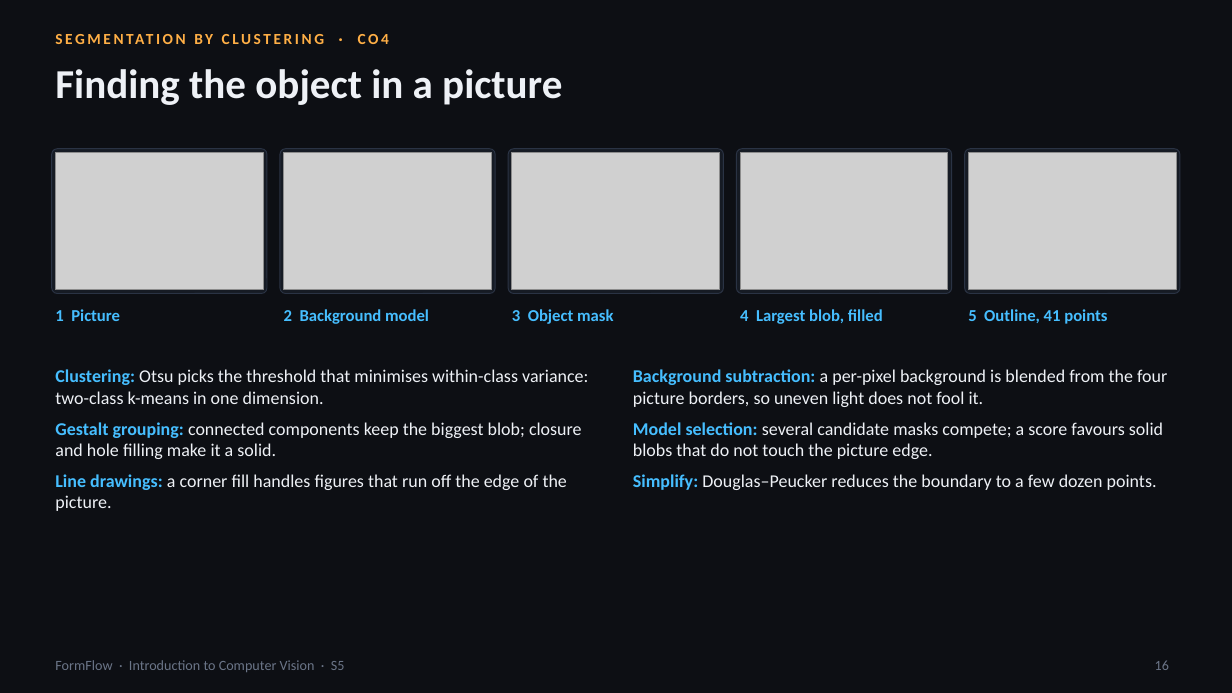
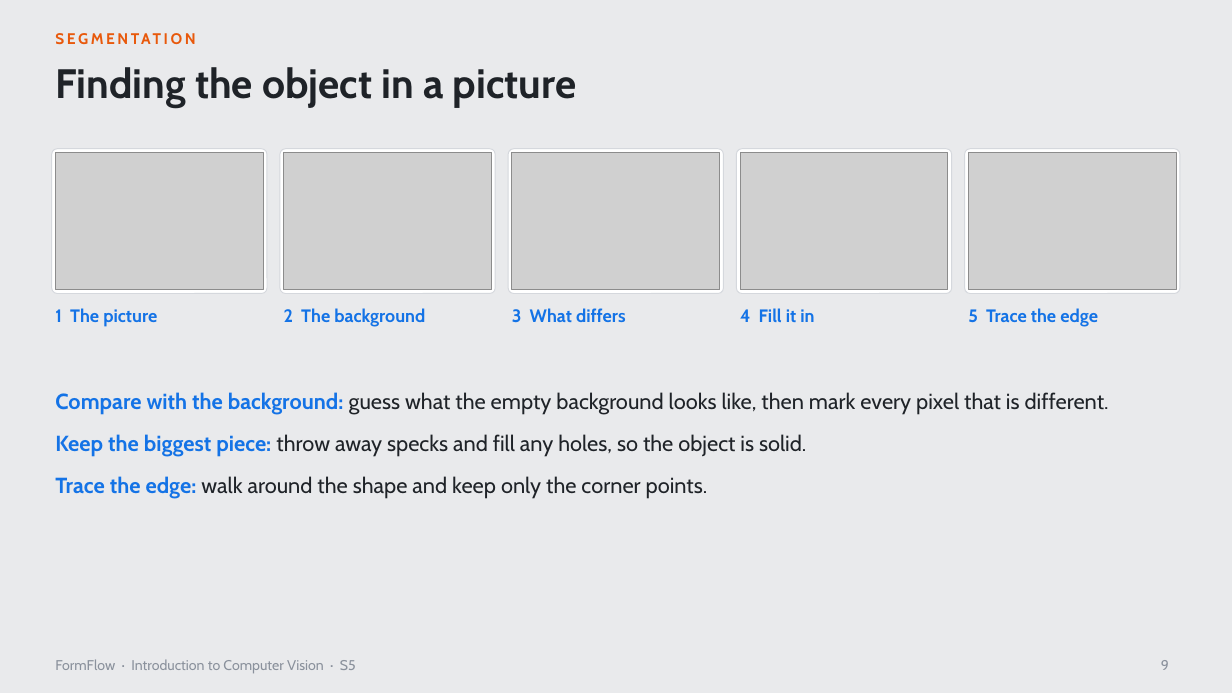
Before and after one commit to saranskumar/formflow-cv, a slide deck: slide 9 of Presentation/FormFlow_Final_Presentation.pptx (slide 16 before the commit). Drawn at 1232x693 pixels with LibreOffice and Linux fonts; fonts in the diff are those of the drawing; grey boxes stand for pictures. Boxes give left, top, right and bottom in pixels: in the first picture for what was removed or moved away, otherwise in the second. Text is boxed around its words. In the diff, an @@ line names an element or a change of style, - is before the commit and + after.

```diff
--- a/Presentation/FormFlow_Final_Presentation.pptx
+++ b/Presentation/FormFlow_Final_Presentation.pptx
@@ background #0D0F14 to #E9EAEC @@
@@ title "Finding the object in a ..." at (55, 67, 576, 108): font Calibri to Cabin, text colour #EEF1F6 to #1F2328 @@
@@ text at (55, 30, 887, 55): text changed; font Calibri to Cabin; text colour #FFAF46 to #E8590C @@
-SEGMENTATION BY CLUSTERING · CO4
+SEGMENTATION
@@ fill #161B24 to #FFFFFF; outline #2A3344 0.75 pt to #D5D8DD 0.75 pt in 5 elements at (52, 149, 267, 294), (280, 149, 495, 294), (508, 149, 724, 294), (737, 149, 952, 294), (965, 149, 1180, 294) @@
@@ text at (55, 308, 157, 327): text changed; size 13 to 14 pt; font Calibri to Cabin; text colour #46BEFF to #1473E6 @@
-1 Picture
+1 The picture
@@ text at (284, 308, 425, 327): text changed; size 13 to 14 pt; font Calibri to Cabin; text colour #46BEFF to #1473E6 @@
-2 Background model
+2 The background
@@ text at (512, 308, 626, 323): text changed; size 13 to 14 pt; font Calibri to Cabin; text colour #46BEFF to #1473E6 @@
-3 Object mask
+3 What differs
@@ text at (740, 308, 814, 322): text changed; size 13 to 14 pt; font Calibri to Cabin; text colour #46BEFF to #1473E6 @@
-4 Largest blob, filled
+4 Fill it in
@@ text at (968, 308, 1098, 327): text changed; size 13 to 14 pt; font Calibri to Cabin; text colour #46BEFF to #1473E6 @@
-5 Outline, 41 points
+5 Trace the edge
@@ text removed at (633, 369, 1167, 490) @@
-• Background subtraction: a per-pixel background is blended from the four picture borders, so uneven light does not fool it.
-• Model selection: several candidate masks compete; a score favours solid blobs that do not touch the picture edge.
-• Simplify: Douglas–Peucker reduces the boundary to a few dozen points.
@@ text at (55, 392, 1109, 499): text changed; size 14 to 17 pt; font Calibri to Cabin; text colour #EEF1F6 to #1F2328 @@
-• Clustering: Otsu picks the threshold that minimises within-class variance: two-class k-means in one dimension.
-• Gestalt grouping: connected components keep the biggest blob; closure and hole filling make it a solid.
-• Line drawings: a corner fill handles figures that run off the edge of the picture.
+• Compare with the background: guess what the empty background looks like, then mark every pixel that is different.
+• Keep the biggest piece: throw away specks and fill any holes, so the object is solid.
+• Trace the edge: walk around the shape and keep only the corner points.
@@ text "FormFlow · Introduction to Computer ..." at (55, 659, 356, 673): font Calibri to Cabin, text colour #6B7588 to #8A919C @@
@@ page number at (1161, 660, 1169, 670): text changed; font Calibri to Cabin; text colour #6B7588 to #8A919C @@
-16
+9
```
Also in this commit, not shown: 10 other slides changed, 4 slides added, 12 slides removed, 7 other files.
